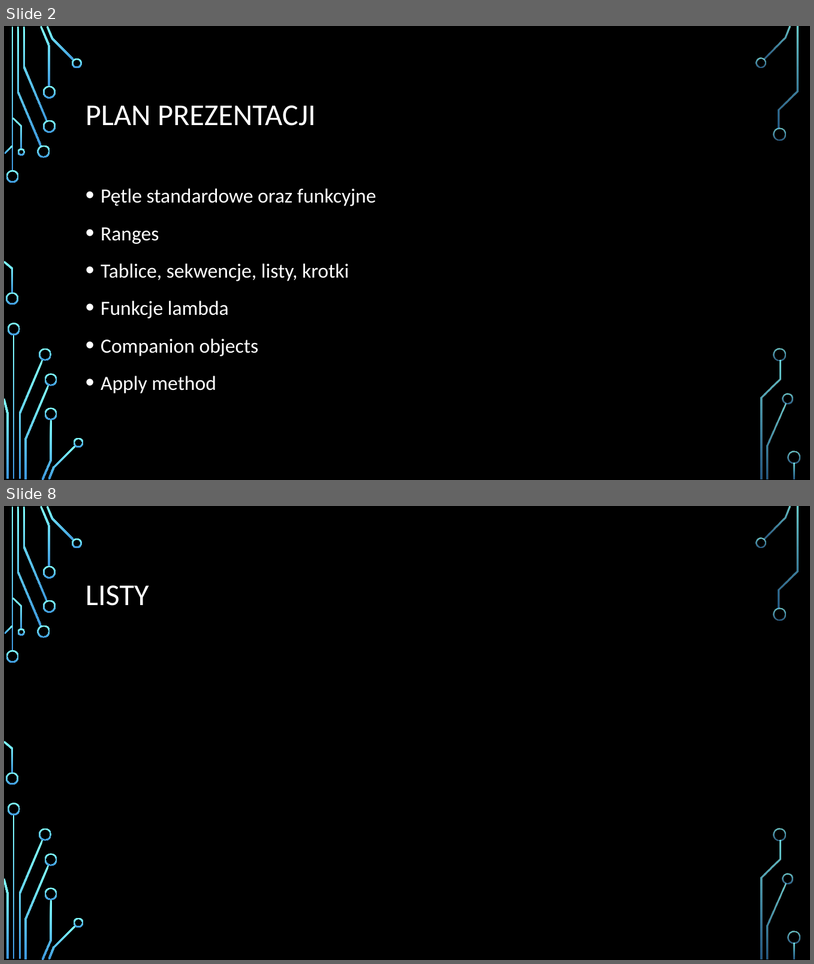
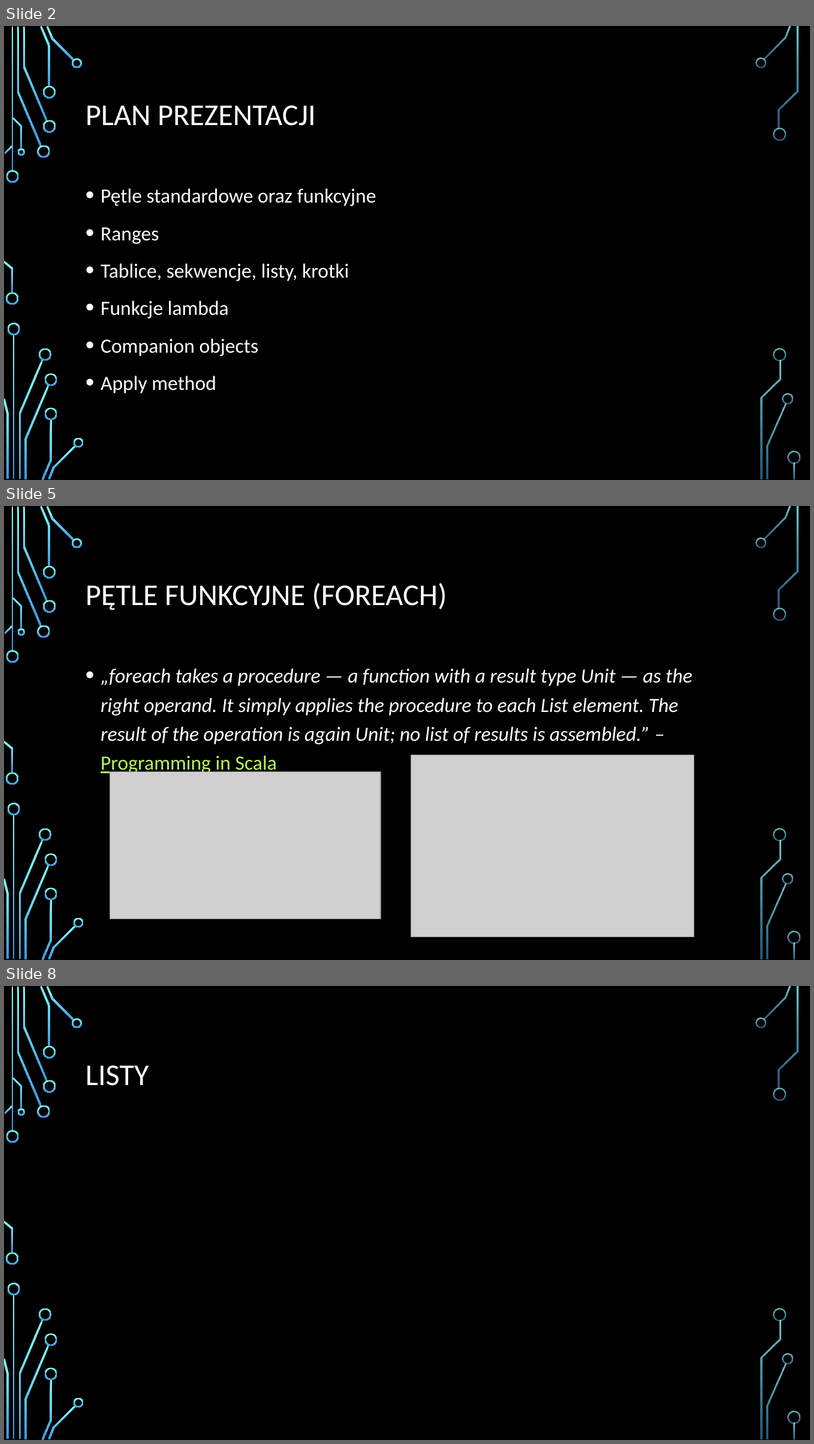
Before and after one commit to Kar0lLasek/Scala_warsztat3, a slide deck: SCALA.pptx. Shown one above the other, each under a label of ours: slides 2 and 8 before the commit, slides 2, 5 and 8 after it; the slides between them are not shown. The pictures are 814x964 and 814x1444 pixels, drawn with LibreOffice and Linux fonts; fonts in the diff are those of the drawing; grey boxes stand for pictures; background and template pictures are left out. Boxes give left, top, right and bottom in pixels: in the first picture for what was removed or moved away, otherwise in the second. Text is boxed around its words. In the diff, an @@ line names an element or a change of style, - is before the commit and + after.

```diff
--- a/SCALA.pptx
+++ b/SCALA.pptx
@@ slide 5 added at (4,506,810,960), background picture (left out); not listed: 36 template elements that a slide beside it also shows @@
@@ title added at (86,583,447,610), 36 pt, text #FFFFFF @@
+PĘTLE FUNKCYJNE (FOREACH)
@@ text added at (101,668,693,775), 24 pt, text #FFFFFF, italic @@
+• „foreach takes a procedure — a function with a result type Unit — as the right operand. It simply applies the procedure to each List element. The result of the operation is again Unit; no list of results is assembled.” – Programming in Scala
@@ picture added at (411,754,694,937) @@
@@ picture added at (110,772,381,919) @@
```
Also in this commit, not shown: 2 slides changed, 2 other slides added, 3 slides removed.
